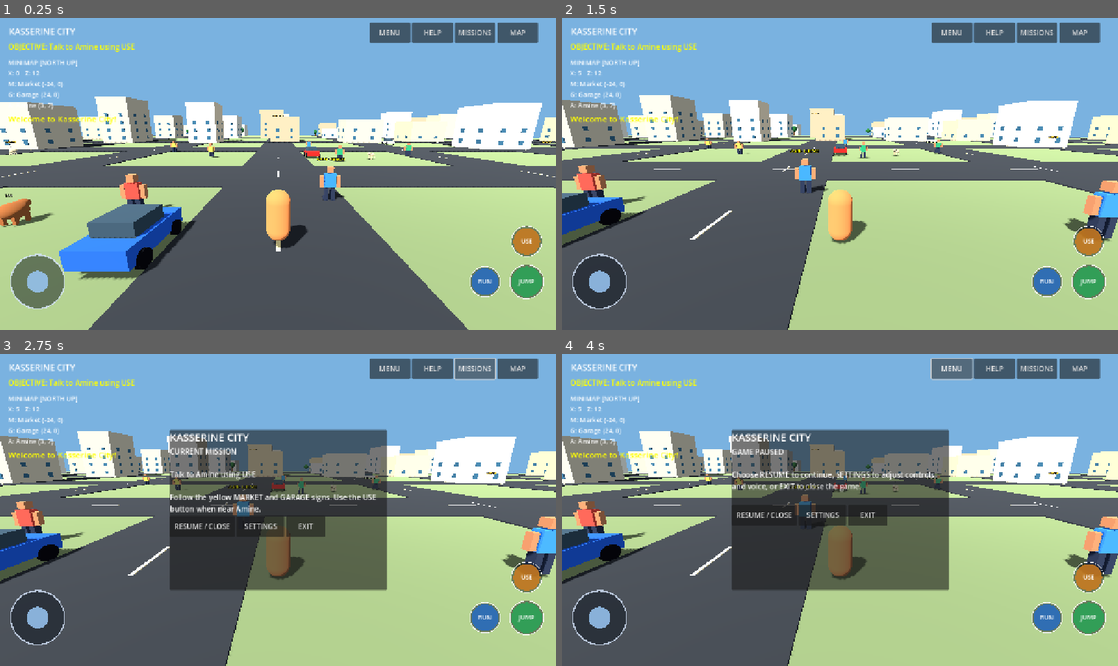
Above: before the commit, frames 1-4 (two rows, left to right).
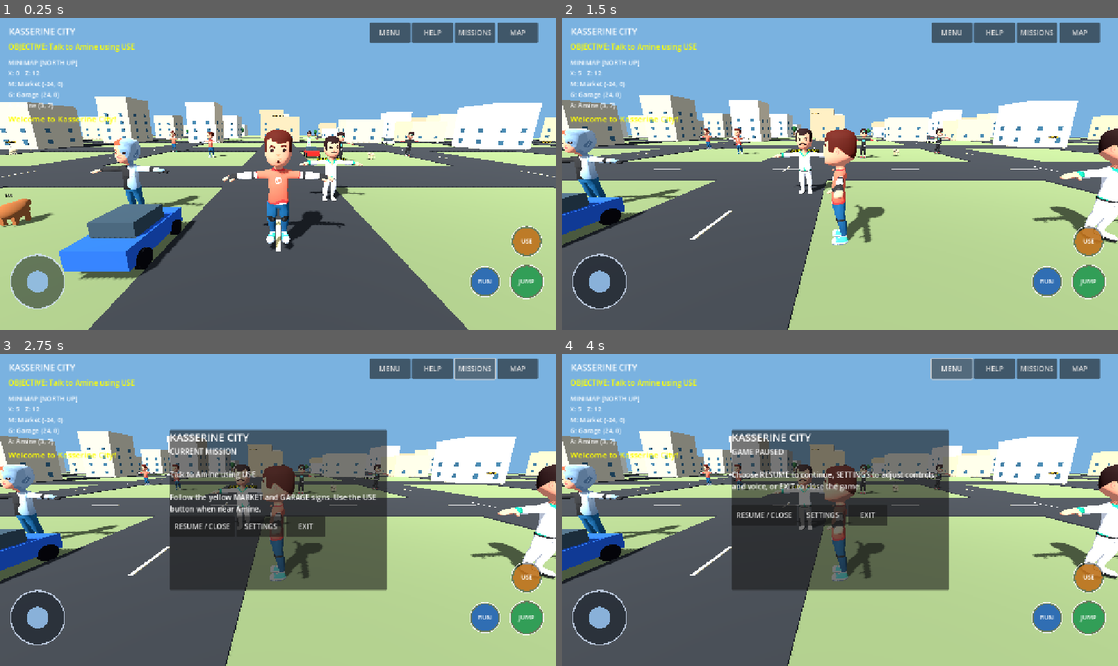
Above: after the commit, the same moments.

Repository: Gass-OS/Kasserine-City
Game: Godot game, scene res://main.tscn
The game is run twice, just before and just after one commit, with the same random seed, the same clock (stepped at 60 frames per second) and the same inputs.
Inputs (mouse positions are in pixels of both pictures, inside the frame that each line leads up to):
- Up to frame 1 (0.25 s): no input
- Up to frame 2 (1.5 s): move the mouse to (962, 158) at 0.52 s; hold D 0.53-1.25 s; click (962, 158) at 0.67 s; tap Space at 0.77 s; drag from (728, 189) to (812, 236) at 1.27 s
- Up to frame 3 (2.75 s): click "MISSIONS" at 2 s
- Up to frame 4 (4 s): click "MAP" at 2.75 s; click "MENU" at 3.5 s

The runs differ from the first frame. In frame 1, 4.1% of the frame differs, in the area x 16-76%, y 35-75%; in frame 2, 5.9%, in the area x 0-100%, y 35-73%; in frame 3, 5.4%; in frame 4, 5.5%.

Commit message:
Replace placeholder characters with Kenney models

Diff:
--- /dev/null
+++ b/scripts/character_model.gd
@@ -0,0 +1,40 @@
+extends RefCounted
+
+const MODEL_PATH = "res://assets/characters/characterMedium.fbx"
+const SKINS = [
+    "res://assets/characters/criminalMaleA.png",
+    "res://assets/characters/cyborgFemaleA.png",
+    "res://assets/characters/skaterFemaleA.png",
+    "res://assets/characters/skaterMaleA.png"
+]
+
+static func build(skin_index: int) -> Node3D:
+    var packed = load(MODEL_PATH) as PackedScene
+    if packed == null:
+        push_warning("GassCharacter: FBX model failed to load")
+        return null
+
+    var model = packed.instantiate() as Node3D
+    if model == null:
+        push_warning("GassCharacter: FBX root is not Node3D")
+        return null
+
+    var texture = load(SKINS[posmod(skin_index, SKINS.size())]) as Texture2D
+    if texture != null:
+        _apply_skin(model, texture)
+
+    model.name = "KenneyCharacter"
+    return model
+
+static func _apply_skin(node: Node, texture: Texture2D) -> void:
+    if node is MeshInstance3D:
+        var instance = node as MeshInstance3D
+        if instance.mesh != null:
+            for surface_index in range(instance.mesh.get_surface_count()):
+                var material = StandardMaterial3D.new()
+                material.albedo_texture = texture
+                material.roughness = 0.85
+                instance.set_surface_override_material(surface_index, material)
+
+    for child in node.get_children():
+        _apply_skin(child, texture)
--- a/scripts/player.gd
+++ b/scripts/player.gd
@@ -60,16 +60,23 @@
     collider.position.y = 0.9
     add_child(collider)
 
-    var character = MeshInstance3D.new()
-    var body_mesh = CapsuleMesh.new()
-    body_mesh.radius = 0.42
-    body_mesh.height = 1.8
-    character.mesh = body_mesh
-    character.position.y = 0.9
-    var skin = StandardMaterial3D.new()
-    skin.albedo_color = Color(0.85, 0.48, 0.25)
-    character.material_override = skin
-    add_child(character)
+    var character_model = preload("res://scripts/character_model.gd")
+    var character = character_model.build(3)
+    if character != null:
+        character.name = "PlayerCharacter"
+        add_child(character)
+    else:
+        var fallback = MeshInstance3D.new()
+        var body_mesh = CapsuleMesh.new()
+        body_mesh.radius = 0.42
+        body_mesh.height = 1.8
+        fallback.mesh = body_mesh
+        fallback.position.y = 0.9
+        var fallback_material = StandardMaterial3D.new()
+        fallback_material.albedo_color = Color(0.85, 0.48, 0.25)
+        fallback.material_override = fallback_material
+        add_child(fallback)
+
 
     camera_pivot = Node3D.new()
     camera_pivot.position.y = 1.4
--- a/scripts/world.gd
+++ b/scripts/world.gd
@@ -1,6 +1,7 @@
 extends Node3D
 
 const PlayerScript = preload("res://scripts/player.gd")
+const CharacterModel = preload("res://scripts/character_model.gd")
 
 func _ready():
     _create_environment()
@@ -134,6 +135,14 @@
     _landmark("GARAGE", Vector3(24, 3, 0))
 
 func _human(root: Node3D, index: int):
+    var model = CharacterModel.build(index)
+    if model != null:
+        root.add_child(model)
+        return
+    _human_fallback(root, index)
+
+
+func _human_fallback(root: Node3D, index: int):
     var shirt_colors = [
         Color(0.18, 0.45, 0.8),
         Color(0.8, 0.25, 0.2),
Not shown, added: assets/characters/License.txt
Binary file added: assets/characters/characterMedium.fbx
Binary file added: assets/characters/criminalMaleA.png
Binary file added: assets/characters/cyborgFemaleA.png
Binary file added: assets/characters/idle.fbx
Binary file added: assets/characters/jump.fbx
Binary file added: assets/characters/run.fbx
Binary file added: assets/characters/skaterFemaleA.png
Binary file added: assets/characters/skaterMaleA.png
